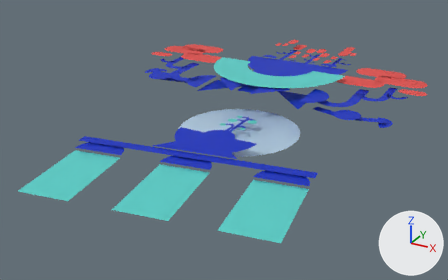
One commit to the glTF model examples/obj/rig-robot-tanique.glb: the scene before it, then after it.
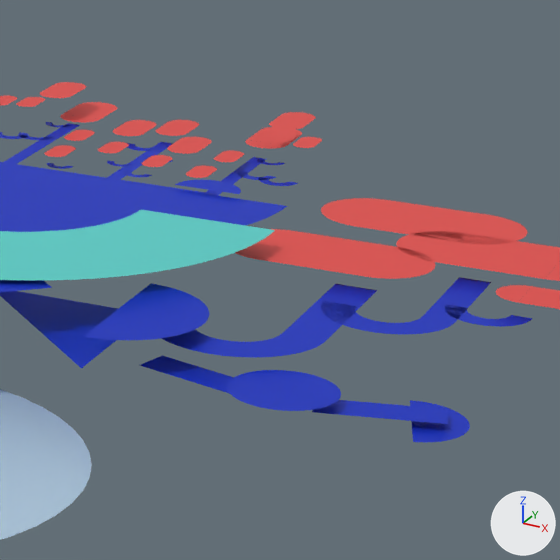
The first picture shows the older version from a 50 mm camera at (55.3, -65.1, 44.1) aimed at (-5.3, 44.9, -10.9). The close-ups show both versions on the part from 62% to 93% of the width and 7% to 56% of the height of that picture; other places that the commit changed are outside them. Arrows for +X, +Y and +Z are at lower right; the lights stay in place. Both versions are drawn at frame 55 of the action 'Armature.001|apeure'; the numbers are the values there.

Before the edit, the objects in view are built like this:
```python
me_mesh_20 = bpy.data.meshes.new('Mesh_20')
me_mesh_20.from_pydata(...)  # 124 vertices, 118 faces; spans x -0.0029..0.0209, y 0.0, z -0.0058..0.0062
me_mesh_20.materials.append(mat_rouge_40)  # red #ff5b57
ob_av_bras_g = bpy.data.objects.new('av-bras-g', None)
ob_av_bras_g.parent = ob_bras_g
ob_av_bras_g.location = (0.0, 0.0, 0.0961)
ob_av_bras_g.rotation_euler = (0.0, 0.49, -3.142)  # degrees (0, 28, -180)
ob_bras_g = bpy.data.objects.new('bras-g', None)
ob_bras_g.parent = ob_corps
ob_bras_g.location = (-0.103, -0.133, 0.0303)
ob_bras_g.rotation_euler = (-1.571, 0.0, 1.307)  # degrees (-90, 0, 75)
ob_curve152 = bpy.data.objects.new('Curve152', me_mesh_20)
ob_curve152.parent = ob_epaules
ob_curve152.location = (0.178, 0.021, 0.23)
ob_curve152.scale = (5.07, 5.07, 5.07)
# also in view: 'Curve145' at (29.1, 69.3, -1.6); 'Curve020' at (-3.3, 70.1, -2.2); 'Curve142' at (24.8, 75.4, -1.6); 'Curve107' at (4.8, 88.9, -4.9); 'Curve067' at (-3.2, 88.9, -3.9)
```
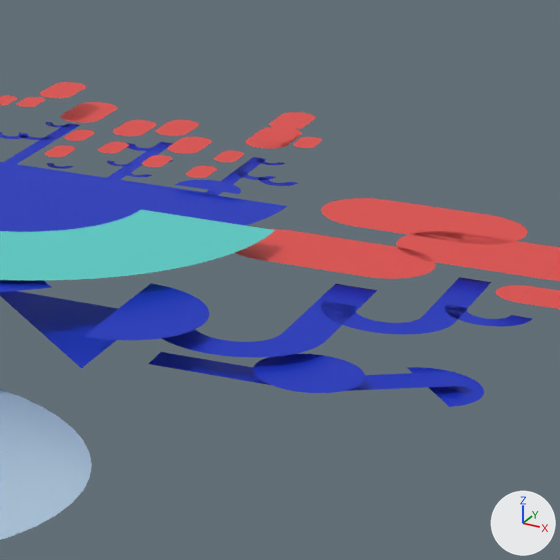
ob_bras_g is not drawn itself; it is the parent of ob_curve002, ob_av_bras_g, ob_curve011.
ob_av_bras_g is not drawn itself; it is the parent of ob_curve012, ob_av_bras_g_end, ob_curve023.

Where the change shows, as pixel boxes (x1, y1, x2, y2) in the close-ups (560 x 560 px):
'Curve002', turned
    before: (227, 370, 341, 411)
    after: (253, 354, 365, 393)
'Curve012', turned
    before: (312, 400, 448, 424)
    after: (346, 371, 468, 391)
'Curve023', turned
    before: (410, 400, 470, 442)
    after: (407, 367, 484, 407)
'Curve011', turned
    before: (140, 356, 234, 394)
    after: (148, 352, 270, 385)

The edits, one by one:
Object 'bras-g' (ob_bras_g) turns from (-90, 0, 75) to (-90, 0, 92) degrees about x, y and z.
Object 'av-bras-g' (ob_av_bras_g) turns from (0, 28, -180) to (0, 31, -180) degrees about x, y and z.
